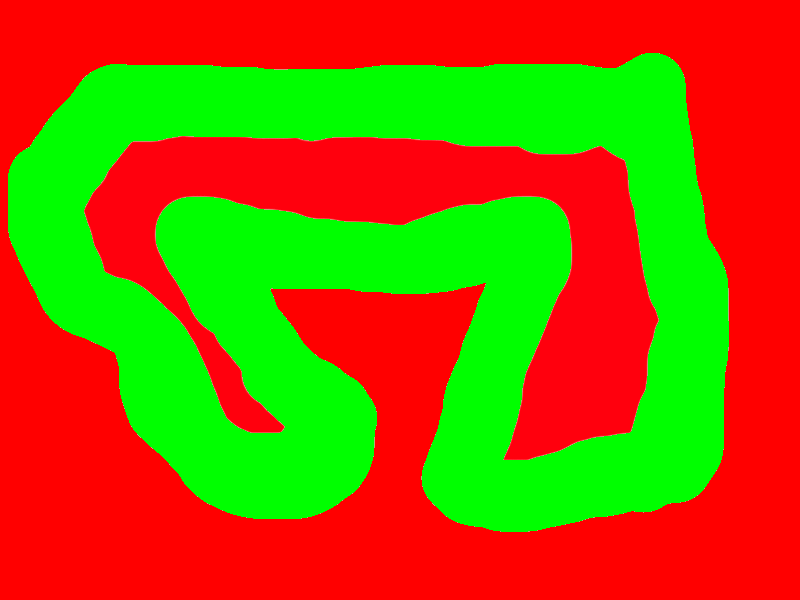
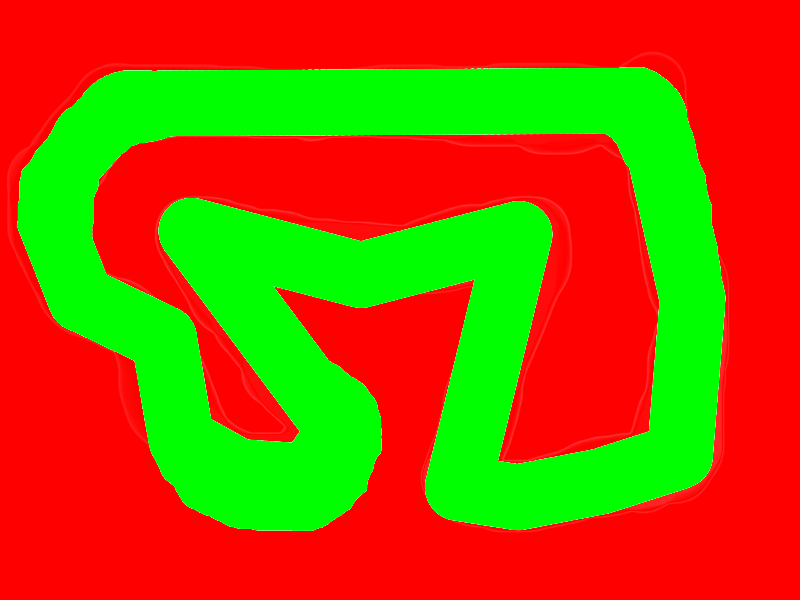
Revision of a layered 800 × 600 image; what changed, layer by layer:
added layer "Layer 4" above "Layer 3" over [left=6, top=51, right=730, bottom=533]
hid "Layer 3", painted on it over [left=6, top=51, right=730, bottom=533]
